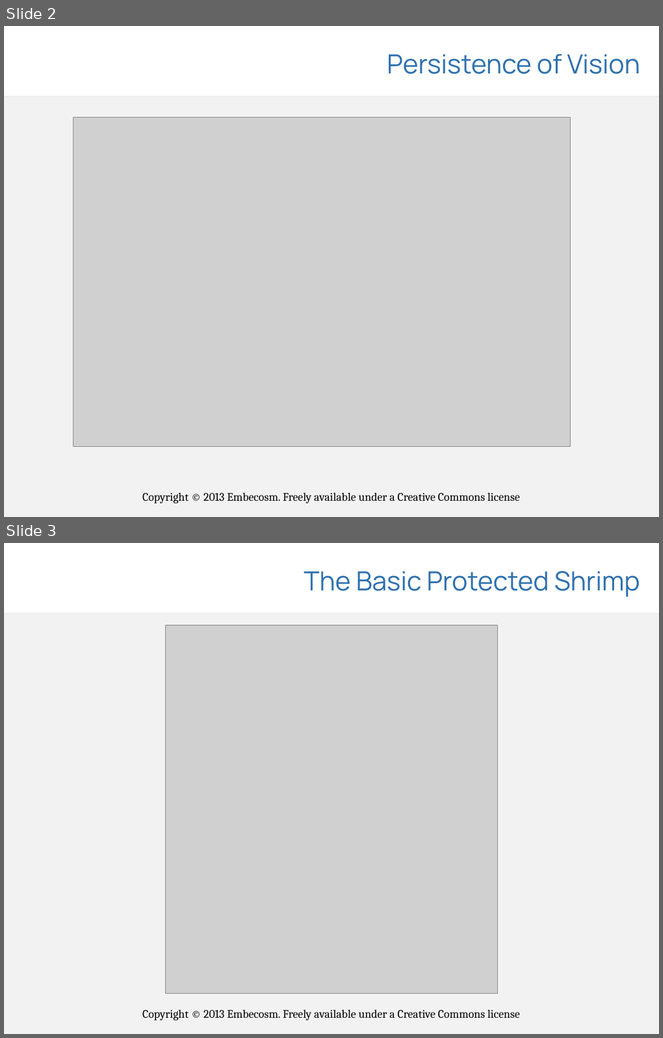
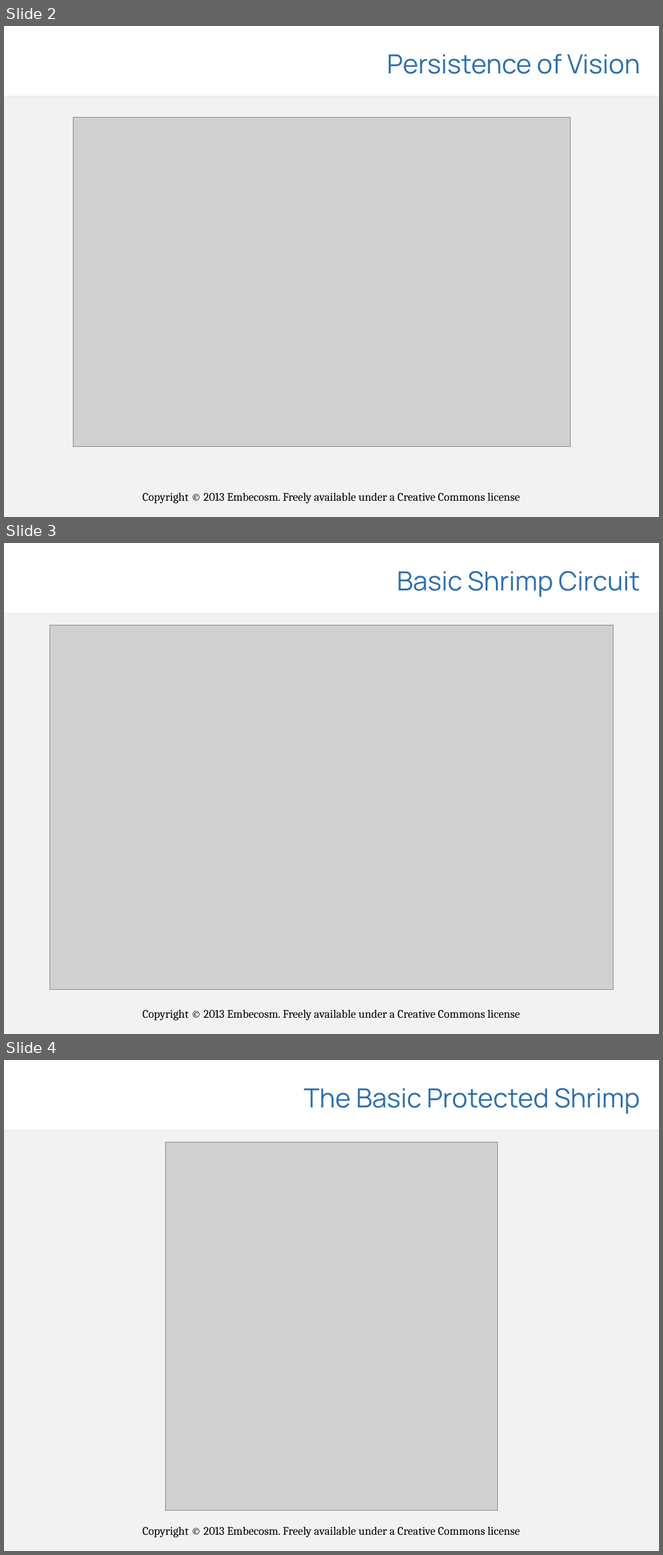
Before and after one commit to embecosm/shrimp-pov, a slide deck: presentations/shrimp-pov.odp. Shown one above the other, each under a label of ours: slides 2 and 3 before the commit, slides 2, 3 and 4 after it. The pictures are 663x1038 and 663x1555 pixels, drawn with LibreOffice and Linux fonts; fonts in the diff are those of the drawing; grey boxes stand for pictures; background and template pictures are left out. Boxes give left, top, right and bottom in pixels: in the first picture for what was removed or moved away, otherwise in the second. Text is boxed around its words. In the diff, an @@ line names an element or a change of style, - is before the commit and + after.

Commit message:
Tidy up of diagrams, added circuit.
	* fritzing/minimal-shrimp.fzz: Added circuit diagram.
	* fritzing/protected-shrimp-battery.fzz: 3-battery box used.
	* fritzing/protected-shrimp-blink-battery.fzz: Likewise.
	* fritzing/protected-shrimp-pov-resistor-battery.fzz: Likewise.
	* fritzing/svg/breadboard/batterypack_3xAAA_breadboard.svg: Created.
	* fritzing/svg/schematic/embecosm_uart_schematic.svg: Created.
	* images/minimal-shrimp-circuit.png: Created.
	* images/protected-shrimp-battery.png: 3-battery box used.
	* images/protected-shrimp-blink-battery.png: Likewise.
	* images/protected-shrimp-pov-resistor-battery.png: Likewise.
	* presentations/shrimp-pov.odp: New images, added circuit diagram,
	minor layout changes.

```diff
--- a/presentations/shrimp-pov.odp
+++ b/presentations/shrimp-pov.odp
@@ slide 3 added at (x1=4, y1=543, x2=659, y2=1034), background #FFFFFF; not listed: 4 template elements that a slide beside it also shows @@
@@ title added at (x1=397, y1=571, x2=640, y2=597), 32 pt, text #2D70AE @@
+Basic Shrimp Circuit
@@ picture added at (x1=50, y1=625, x2=614, y2=990) @@
@@ what was slide 3 is now slide 4 @@
```
Also in this commit, not shown: 4 slides changed, 11 other files.
